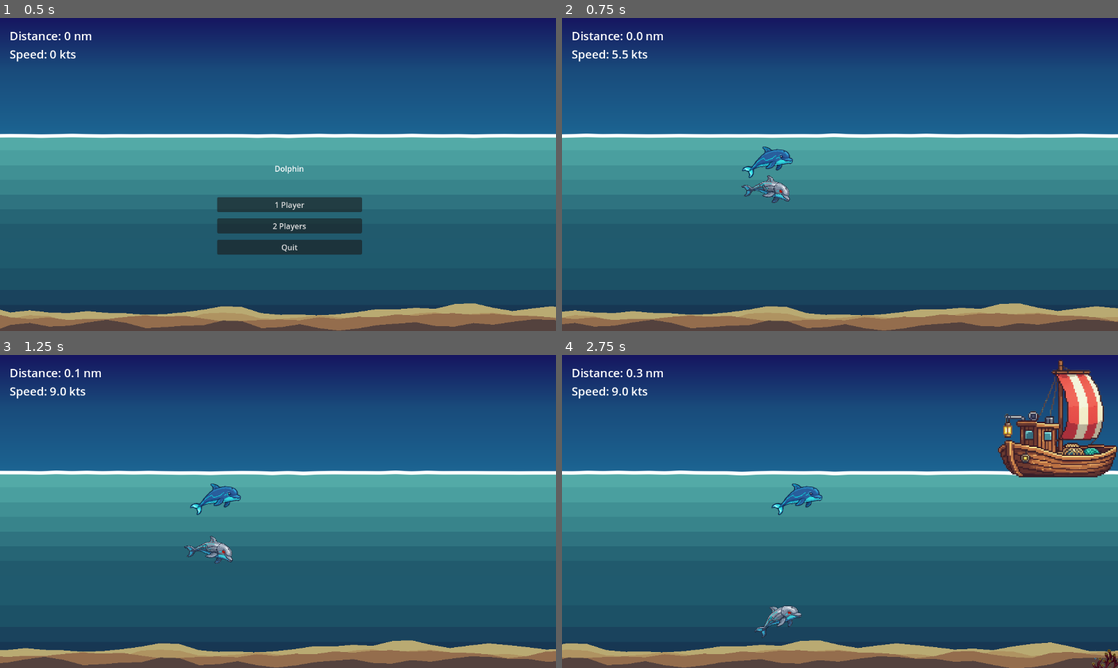
Above: before the commit, frames 1-4 (two rows, left to right).
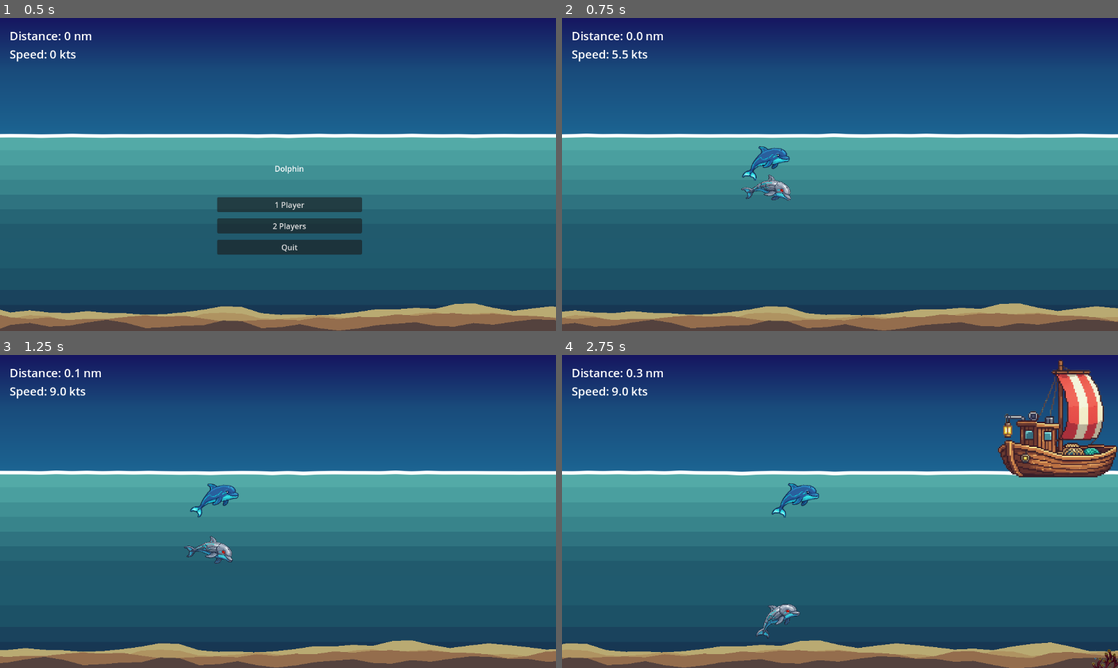
Above: after the commit, the same moments.

Repository: sandritalb/dolphin_ai
Game: Godot game, scene res://scenes/main.tscn
Same seed, same stepped clock (60 frames per second), same inputs: the game is played once before the commit and once after it.
Inputs:
- Up to frame 1 (0.5 s): no input
- Up to frame 2 (0.75 s): click "1 Player" at 0.5 s
- Up to frame 3 (1.25 s): no input
- Up to frame 4 (2.75 s): tap Enter (ui_accept) at 1.25, 1.52, 2.27 s; hold Right (ui_right) 1.28-2.03 s; hold Down (ui_down) from 2.03 s (still down)

Frame 1 is identical in both runs. In frame 2, 0.7% of the frame differs, in the area x 32-42%, y 40-60%; in frame 3, 0.4%; in frame 4, 0.7%, in the area x 34-47%, y 40-91%.

Commit message:
feat: Refactor sprite handling and enhance swimming animation logic in Dolphin controller

Diff:
--- a/scripts/Dolphin.gd
+++ b/scripts/Dolphin.gd
@@ -72,8 +72,7 @@
 
 # Controller references
 var controller: Node = null
-var sprite_in: AnimatedSprite2D
-var sprite_out: AnimatedSprite2D
+var animated_sprite: AnimatedSprite2D
 
 
 func _ready():
@@ -83,9 +82,12 @@
 	# Add to dolphins group for collision detection
 	add_to_group("dolphins")
 
-	# Get sprite references
-	sprite_in = get_node_or_null("in")
-	sprite_out = get_node_or_null("out")
+	# Get sprite reference
+	animated_sprite = get_node_or_null("AnimatedSprite2D")
+
+	# Start swimming animation if starting in water
+	if animated_sprite and is_in_water:
+		animated_sprite.play("swimming")
 
 	# Find controller node (either dolphin_player or dolphin_ai)
 	if has_node("DolphinPlayer"):
@@ -298,6 +300,10 @@
 		# Play splash sound when exiting water
 		SoundManager.play_sound(water_splash_out_sound, 0.9, 1.1, -19.0)
 
+		# Stop swimming animation when out of water
+		if animated_sprite:
+			animated_sprite.stop()
+
 		# Activate speed burst when exiting water
 		print("💨 Exiting water - activating speed burst!", position.y, Globals.WATER_LEVEL-water_detection_range, was_in_water, is_in_water)
 		is_speed_bursting = true
@@ -313,6 +319,10 @@
 	elif not was_in_water and is_in_water:
 		# Play splash sound when entering water
 		SoundManager.play_sound(water_splash_in_sound, 0.9, 1.1, -15.0)
+
+		# Play swimming animation when in water
+		if animated_sprite:
+			animated_sprite.play("swimming")
 
 		if controller and controller.has_method("on_enter_water"):
 			controller.on_enter_water()
